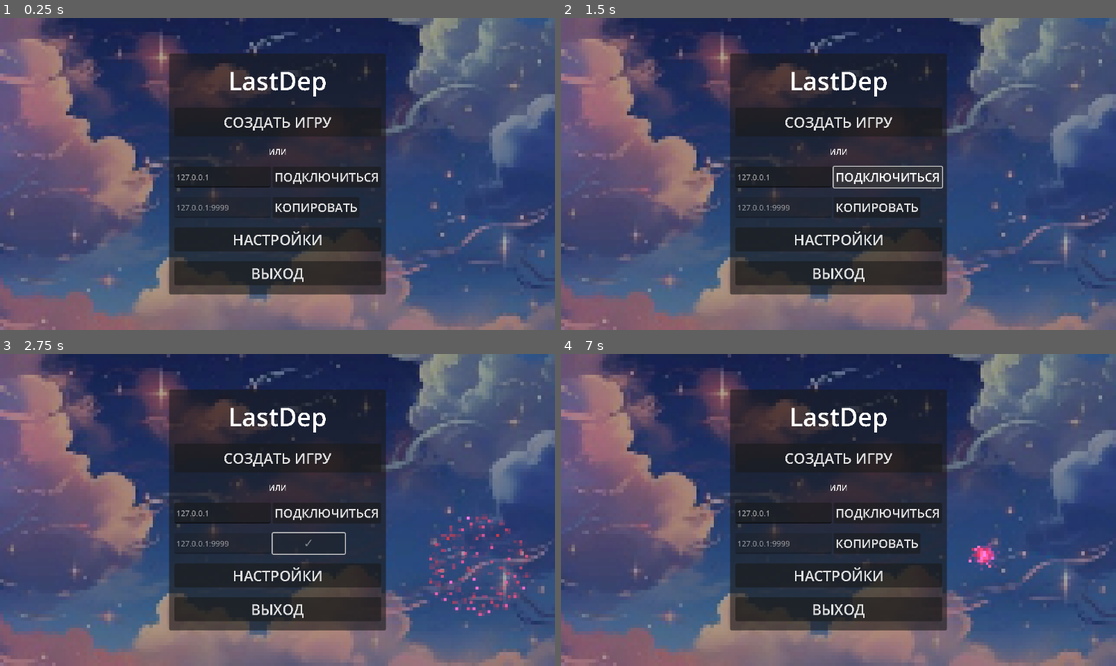
Above: before the commit, frames 1-4 (two rows, left to right).
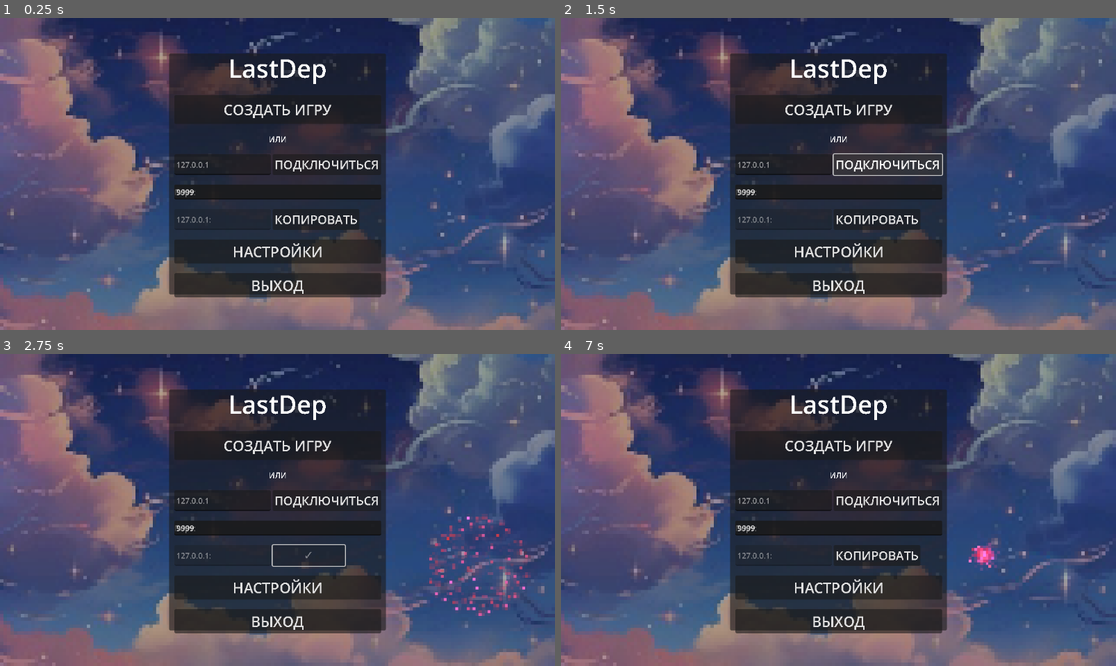
Above: after the commit, the same moments.

Repository: lenk6663/LastDep
Game: Godot game, scene res://Scenes/Main/menu/menu.tscn
Two runs of this game, one before a commit and one after it. Both use one fixed random seed, a clock stepped at 60 frames per second and the inputs below.
Inputs (mouse positions are in pixels of both pictures, inside the frame that each line leads up to):
- Up to frame 1 (0.25 s): no input
- Up to frame 2 (1.5 s): click "СОЗДАТЬ ИГРУ" at 0.5 s; click "ПОДКЛЮЧИТЬСЯ" at 1.25 s
- Up to frame 3 (2.75 s): click "КОПИРОВАТЬ" at 2 s
- Up to frame 4 (7 s): click "НАСТРОЙКИ" at 2.75 s; click "1280 x 720" at 3.5 s; click "Назад" at 4.25 s; click "1024 x 576" at 5 s; tap Enter (ui_accept) at 5.75, 6.02, 6.5, 6.77 s; move the mouse to (960, 494) at 5.77 s; hold D (ui_right) 5.78-6.53 s; tap M at 5.85 s; click (960, 494) at 5.92 s; move the mouse to (727, 525) at 6.52 s; hold Down (ui_down) from 6.53 s (still down); tap L at 6.6 s

The runs differ from the first frame. In frame 1, 8.0% of the frame differs, in the area x 31-69%, y 13-90%; in frame 2, 8.4%; in frame 3, 7.9%; in frame 4, 8.0%.

Commit message:
server, port logic

Diff:
--- a/lastdep/Scenes/Main/NetworkingManager.gd
+++ b/lastdep/Scenes/Main/NetworkingManager.gd
@@ -1,11 +1,12 @@
 # NetworkingManager.gd
 extends Node
 
-const PORT = 9999
-
+# Текущий порт - публичная переменная
+var current_port: int = 9999
 var multiplayer_peer: ENetMultiplayerPeer = ENetMultiplayerPeer.new()
 var connected_peer_ids = []
 var should_create_players = false
+
 # Единый массив позиций спавна
 var spawn_positions = [
 	Vector2(0, 0),   # Хост (peer_id=1)
@@ -19,10 +20,15 @@
 	multiplayer.connected_to_server.connect(_on_connected_to_server)
 	multiplayer.connection_failed.connect(_on_connection_failed)
 
-func create_host() -> bool:
-	print("Создание хоста на порту", PORT)
+# Просто используем константу для обратной совместимости
+const DEFAULT_PORT = 9999
 
-	var err = multiplayer_peer.create_server(PORT)
+# Изменяем функцию create_host для приема порта
+func create_host(port: int = DEFAULT_PORT) -> bool:
+	current_port = port
+	print("Создание хоста на порту", current_port)
+
+	var err = multiplayer_peer.create_server(current_port)
 	if err != OK:
 		print("Ошибка создания сервера:", error_string(err))
 		return false
@@ -31,28 +37,31 @@
 
 	# Хост всегда имеет peer_id = 1
 	connected_peer_ids = [1]
-	print("Хост создан. Peer ID:", multiplayer.get_unique_id())
+	print("Хост создан. Peer ID:", multiplayer.get_unique_id(), "Порт:", current_port)
 	return true
 
-func connect_to_host(ip_address: String) -> bool:
-	print("Подключение к:", ip_address)
+# Изменяем функцию connect_to_host для приема порта
+func connect_to_host(ip_address: String, port: int = DEFAULT_PORT) -> bool:
+	current_port = port
+	print("Подключение к:", ip_address, ":", current_port)
 
-	# Убираем порт если он есть
-	var clean_ip = ip_address
-	if ":" in ip_address:
-		var parts = ip_address.split(":")
-		clean_ip = parts[0]
-
-	print("Чистый IP:", clean_ip, "Порт:", PORT)
-
-	var err = multiplayer_peer.create_client(clean_ip, PORT)
+	var err = multiplayer_peer.create_client(ip_address, current_port)
 	if err != OK:
 		print("Ошибка подключения:", error_string(err))
 		return false
 
 	multiplayer.multiplayer_peer = multiplayer_peer
-	print("Подключение инициировано")
+	print("Подключение инициировано к", ip_address, ":", current_port)
 	return true
+
+# Простая функция для получения текущего порта
+func get_current_port() -> int:
+	return current_port
+
+# Для обратной совместимости с существующим кодом используем DEFAULT_PORT
+static var PORT: int = DEFAULT_PORT
+
+# Остальной код остается прежним...
 
 func _on_peer_connected(peer_id: int):
 	print("Игрок подключен:", peer_id)
--- a/lastdep/Scenes/Main/lobby/lobby.gd
+++ b/lastdep/Scenes/Main/lobby/lobby.gd
@@ -51,8 +51,8 @@
 func _get_local_ip() -> String:
 	for ip in IP.get_local_addresses():
 		if ip.begins_with("192.168.") or ip.begins_with("10."):
-			return ip + ":" + str(NetworkingManager.PORT)
-	return "127.0.0.1:" + str(NetworkingManager.PORT)
+			return ip + ":" + str(NetworkingManager.current_port)
+	return "127.0.0.1:" + str(NetworkingManager.current_port)
 
 func _on_cancel_pressed():
 	_return_to_menu()
--- a/lastdep/Scenes/Main/menu/menu.gd
+++ b/lastdep/Scenes/Main/menu/menu.gd
@@ -9,6 +9,8 @@
 @onready var copy_my_ip_button: Button = $Panel/VBoxContainer/MyIPContainer/CopyMyIPButton
 @onready var exit_button: Button = $Panel/VBoxContainer/ExitButton
 @onready var settings_button: Button = $Panel/VBoxContainer/SettingsButton
+@onready var port_input: LineEdit = $Panel/VBoxContainer/PortContainer/PortInput
+@onready var port_panel: PanelContainer = $Panel/VBoxContainer/PortContainer
 @onready var background_music = get_node("/root/BackgroundMusic") if get_tree().root.has_node("/root/BackgroundMusic") else null
 
 # Добавляем загрузку сцен
@@ -36,6 +38,8 @@
 	exit_button.pressed.connect(_on_exit_pressed)
 	settings_button.pressed.connect(_on_settings_pressed)
 
+	port_input.text = str(NetworkingManager.PORT)
+	port_panel.visible = true
 func _setup_ip_fields():
 	# Заполняем поле "Подключиться к IP"
 	var connect_ip = _get_my_ip_for_connection()
@@ -70,14 +74,20 @@
 func _get_my_ip_for_sharing() -> String:
 	for ip in IP.get_local_addresses():
 		if ip.begins_with("192.168."):
-			return ip + ":" + str(NetworkingManager.PORT)
+			return ip + ":" + str(port_input.text)
 		elif ip.begins_with("10."):
-			return ip + ":" + str(NetworkingManager.PORT)
-	return "127.0.0.1:" + str(NetworkingManager.PORT)
+			return ip + ":" + str(port_input.text)
+	return "127.0.0.1:" + str(port_input.text)
 
 func _on_create_pressed() -> void:
 	print("Создание игры...")
-	if NetworkingManager.create_host():
+
+	# Получаем порт из поля ввода
+	var port = int(port_input.text)
+	if port <= 0 or port > 65535:
+		port = NetworkingManager.PORT  # Значение по умолчанию
+
+	if NetworkingManager.create_host(port):
 		# Переходим в лобби как хост
 		_go_to_lobby("host")
 	else:
@@ -88,8 +98,21 @@
 	if ip.is_empty():
 		ip = connect_ip_input.placeholder_text
 
-	print("Подключение к:", ip)
-	if NetworkingManager.connect_to_host(ip):
+	# Получаем порт
+	var port = int(port_input.text)
+	if port <= 0 or port > 65535:
+		port = NetworkingManager.PORT  # Значение по умолчанию
+
+	print("Подключение к:", ip, ":", port)
+
+	# Если IP содержит порт, разделяем их
+	var clean_ip = ip
+	if ":" in ip:
+		var parts = ip.split(":")
+		clean_ip = parts[0]
+		port = int(parts[1]) if parts[1].is_valid_int() else port
+
+	if NetworkingManager.connect_to_host(clean_ip, port):
 		# Переходим в лобби как клиент
 		_go_to_lobby("client", ip)
 	else:
--- a/lastdep/Scenes/Main/menu/menu.tscn
+++ b/lastdep/Scenes/Main/menu/menu.tscn
@@ -86,6 +86,16 @@
 theme_override_font_sizes/font_size = 25
 text = "ПОДКЛЮЧИТЬСЯ"
 
+[node name="PortContainer" type="PanelContainer" parent="Panel/VBoxContainer"]
+layout_mode = 2
+
+[node name="PortLabel" type="Label" parent="Panel/VBoxContainer/PortContainer"]
+layout_mode = 2
+text = "Порт:"
+
+[node name="PortInput" type="LineEdit" parent="Panel/VBoxContainer/PortContainer"]
+layout_mode = 2
+
 [node name="MyIPContainer" type="HBoxContainer" parent="Panel/VBoxContainer"]
 layout_mode = 2
 
Not shown: 1 places in lastdep/Scenes/Main/menu/menu.tscn that only renumber resources
Not shown: 1 places in lastdep/Scenes/Main/settings/settings.tscn that only renumber resources
